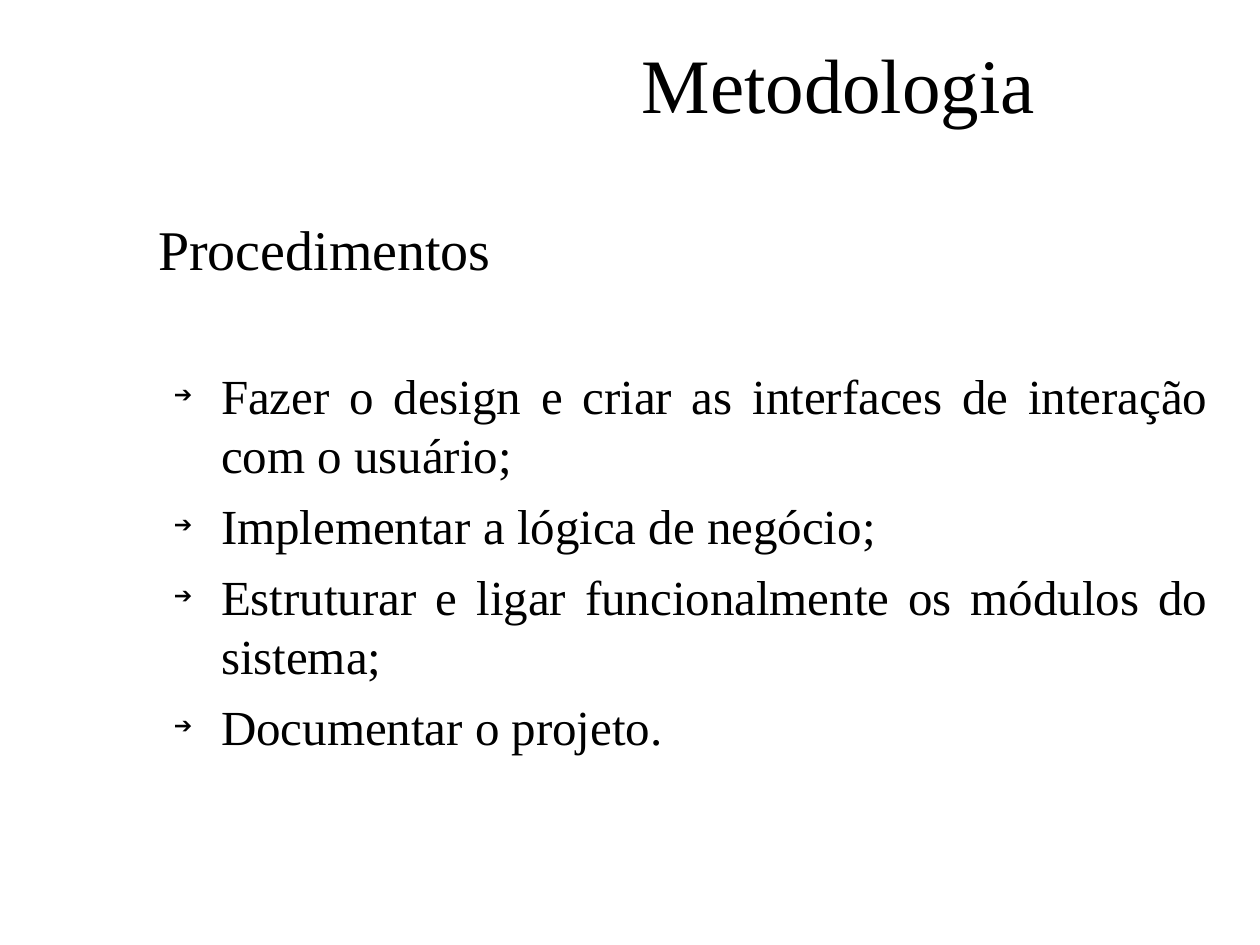
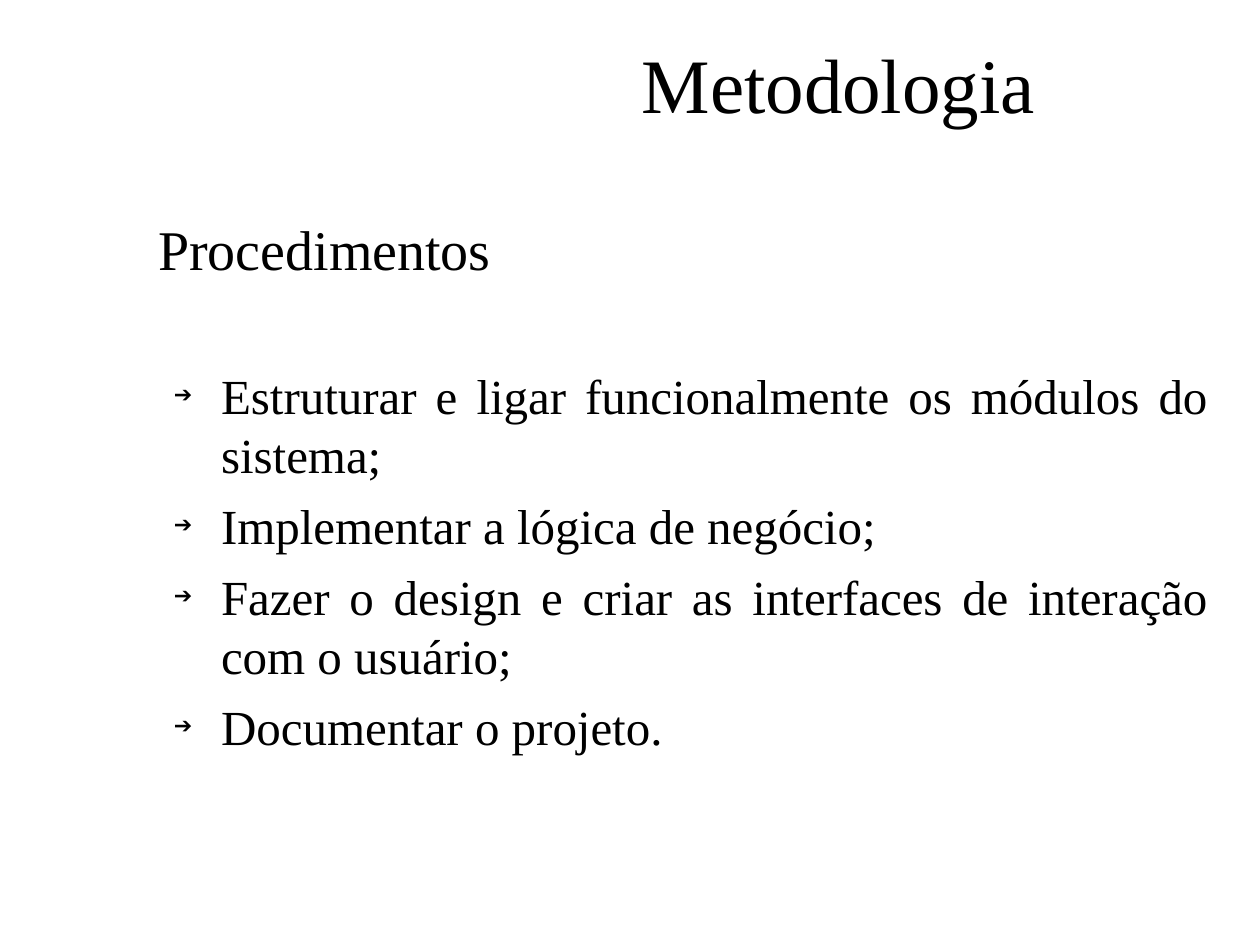
Before and after one commit to feliperodriguesprado/tcc_repository, a slide deck: slide 14 of documents/life_cycle/qualificacao/qualificacao_slides.odp. Drawn at 1260x945 pixels with LibreOffice and Linux fonts; fonts in the diff are those of the drawing; background and template pictures are left out. Boxes give left, top, right and bottom in pixels: in the first picture for what was removed or moved away, otherwise in the second. Text is boxed around its words. In the diff, an @@ line names an element or a change of style, - is before the commit and + after.

```diff
--- a/documents/life_cycle/qualificacao/qualificacao_slides.odp
+++ b/documents/life_cycle/qualificacao/qualificacao_slides.odp
@@ text at (221, 379, 1208, 553): paragraphs added @@
+  ➔ Estruturar e ligar funcionalmente os módulos do sistema;
+  ➔ Implementar a lógica de negócio;
@@ text at (221, 510, 1208, 682): paragraphs removed @@
-  ➔ Implementar a lógica de negócio;
-  ➔ Estruturar e ligar funcionalmente os módulos do sistema;
```
Also in this commit, not shown: 1 other slide changed, 24 other files.
